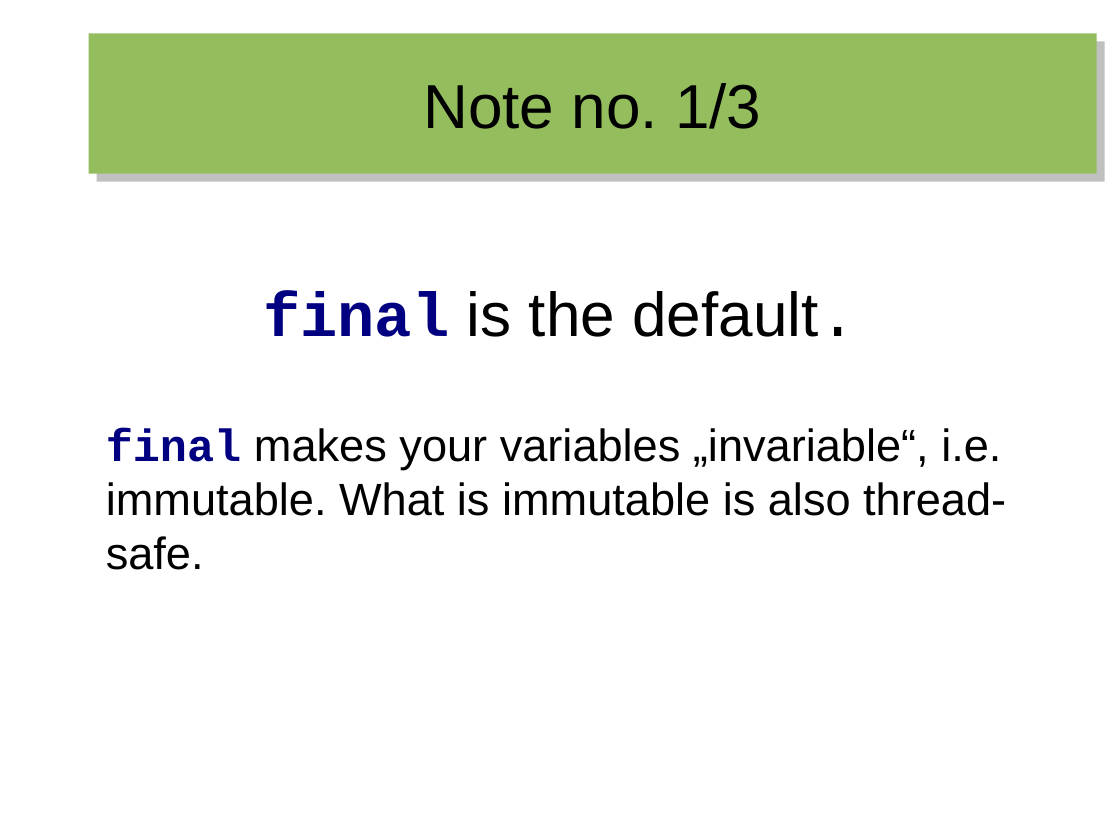
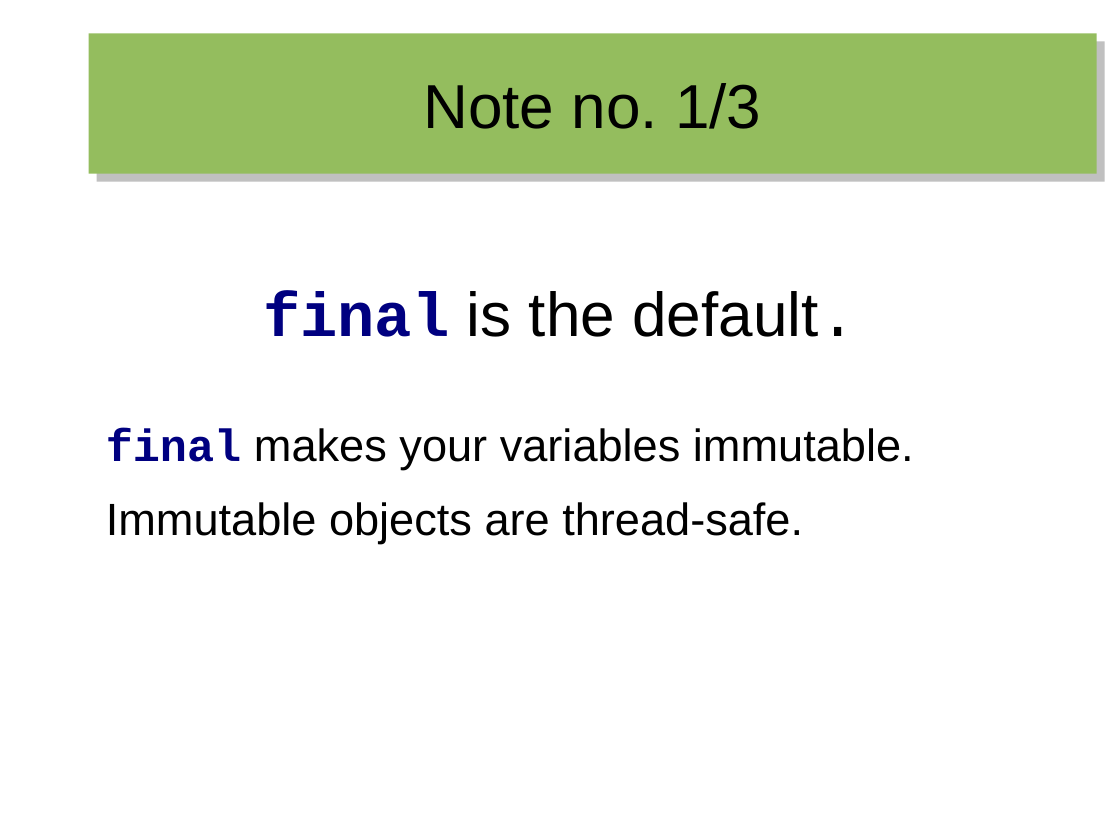
Before and after one commit to hermannhueck/reactive-mongo-access, a slide deck: slide 8 of Slides/2016-06_Reactive Mongo Access from Java 8.odp. Drawn at 1120x840 pixels with LibreOffice and Linux fonts; fonts in the diff are those of the drawing. Boxes give left, top, right and bottom in pixels: in the first picture for what was removed or moved away, otherwise in the second. Text is boxed around its words. In the diff, an @@ line names an element or a change of style, - is before the commit and + after.

```diff
--- a/Slides/2016-06_Reactive Mongo Access from Java 8.odp
+++ b/Slides/2016-06_Reactive Mongo Access from Java 8.odp
@@ text at (106,428,914,544): text changed @@
-final makes your variables „invariable“, i.e. immutable. What is immutable is also thread-safe.
+final makes your variables immutable.
+Immutable objects are thread-safe.
```
Also in this commit, not shown: 33 other slides changed, 4 slides added, 1 slide removed, 30 other files.
